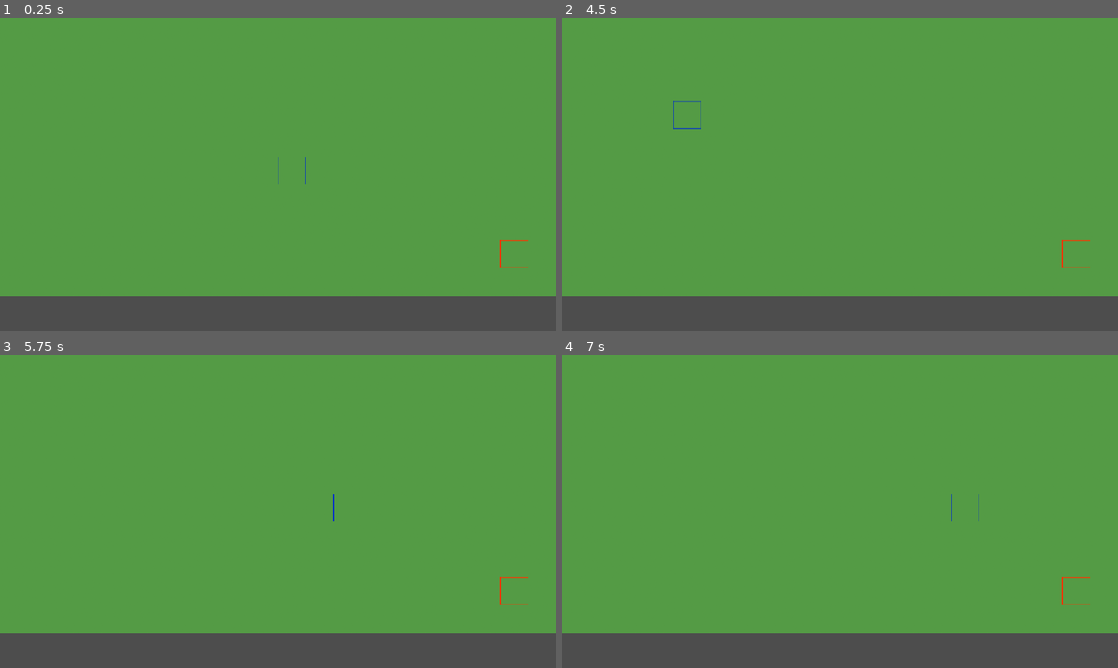
Above: before the commit, frames 1-4 (two rows, left to right).
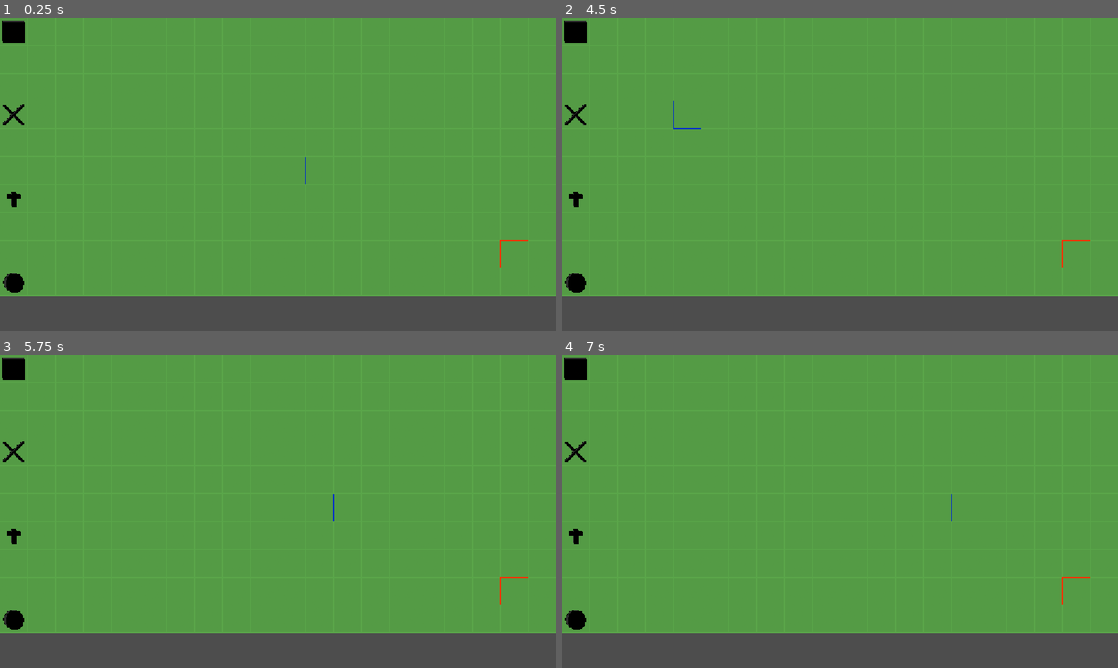
Above: after the commit, the same moments.

Repository: R0dr1go2oo3/Godot-4.7-LastEmissary
Game: Godot game, scene res://main.tscn
Two runs of this game, one before a commit and one after it. Both use one fixed random seed, a clock stepped at 60 frames per second and the inputs below.
Inputs (mouse positions are in pixels of both pictures, inside the frame that each line leads up to):
- Up to frame 1 (0.25 s): no input
- Up to frame 2 (4.5 s): tap Enter at 0.5, 2, 3.5 s; move the mouse to (962, 158) at 0.52 s; tap Space at 1.25, 2.75, 4.25 s; move the mouse to (728, 190) at 1.27 s; move the mouse to (895, 105) at 2.02 s; move the mouse to (812, 237) at 2.77 s; move the mouse to (1006, 221) at 3.52 s; move the mouse to (673, 127) at 4.27 s
- Up to frame 3 (5.75 s): move the mouse to (305, 511) at 5.02 s
- Up to frame 4 (7 s): move the mouse to (756, 433) at 5.77 s; move the mouse to (962, 495) at 6.52 s

The runs differ from the first frame. In frame 1, 0.7% of the frame differs, in the area x 0-95%, y 0-88%; in frame 2, 0.7%; in frame 3, 0.7%; in frame 4, 0.7%.

Commit message:
primeras funciones de aparicion de personajes

Diff:
--- a/main.tscn
+++ b/main.tscn
@@ -7,12 +7,15 @@
 [ext_resource type="Script" uid="uid://cvvnk2ln4ql7u" path="res://scripts/fulltile.gd" id="4_1bvp3"]
 [ext_resource type="Script" uid="uid://cnlyxalqa4x60" path="res://scripts/emptytile.gd" id="5_7mycd"]
 [ext_resource type="Script" uid="uid://coe7ghnl0jm1r" path="res://scripts/selecttile.gd" id="6_272bh"]
+[ext_resource type="PackedScene" uid="uid://bi0fdhiiwhyl" path="res://paladin.tscn" id="8_5vw27"]
+[ext_resource type="PackedScene" uid="uid://cmfu48736dsfr" path="res://ninja.tscn" id="9_kek77"]
+[ext_resource type="PackedScene" uid="uid://chcrqv68kpbny" path="res://sumo.tscn" id="10_4c57u"]
+[ext_resource type="PackedScene" uid="uid://bs216c40nqwg4" path="res://robot.tscn" id="11_efxa6"]
 
-[sub_resource type="TileSetAtlasSource" id="TileSetAtlasSource_0xm2m"]
+[sub_resource type="TileSetAtlasSource" id="TileSetAtlasSource_272bh"]
 texture = ExtResource("1_0xm2m")
 texture_region_size = Vector2i(64, 64)
 0:0/0 = 0
-0:0/0/terrain_set = 0
 
 [sub_resource type="TileSetAtlasSource" id="TileSetAtlasSource_h2yge"]
 texture = ExtResource("2_h2yge")
@@ -29,27 +32,39 @@
 terrain_set_0/mode = 0
 terrain_set_0/terrain_0/name = "Terrain 0"
 terrain_set_0/terrain_0/color = Color(0.5, 0.34375, 0.25, 1)
-sources/0 = SubResource("TileSetAtlasSource_0xm2m")
 sources/1 = SubResource("TileSetAtlasSource_h2yge")
 sources/2 = SubResource("TileSetAtlasSource_1bvp3")
+sources/0 = SubResource("TileSetAtlasSource_272bh")
 
 [node name="Main" type="Node2D" unique_id=906222005]
 script = ExtResource("1_272bh")
 
-[node name="fulltile" type="TileMapLayer" parent="." unique_id=290809916]
+[node name="scenarios" type="Node2D" parent="." unique_id=460417549]
+
+[node name="fulltile" type="TileMapLayer" parent="scenarios" unique_id=290809916]
 tile_set = SubResource("TileSet_ry7xg")
 script = ExtResource("4_1bvp3")
 
-[node name="emptytile" type="TileMapLayer" parent="." unique_id=146475248]
+[node name="emptytile" type="TileMapLayer" parent="scenarios" unique_id=146475248]
 z_index = 1
 tile_set = SubResource("TileSet_ry7xg")
 script = ExtResource("5_7mycd")
 
-[node name="selecttile" type="TileMapLayer" parent="." unique_id=1649995034]
+[node name="selecttile" type="TileMapLayer" parent="scenarios" unique_id=1649995034]
 z_index = 2
 tile_set = SubResource("TileSet_ry7xg")
 script = ExtResource("6_272bh")
 
+[node name="characters" type="Node2D" parent="." unique_id=1772016769]
+
+[node name="paladin" parent="characters" unique_id=1405217417 instance=ExtResource("8_5vw27")]
+
+[node name="ninja" parent="characters" unique_id=288799154 instance=ExtResource("9_kek77")]
+
+[node name="sumo" parent="characters" unique_id=817593643 instance=ExtResource("10_4c57u")]
+
+[node name="robot" parent="characters" unique_id=1519225630 instance=ExtResource("11_efxa6")]
+
 [node name="Camera2D" type="Camera2D" parent="." unique_id=807470146]
 position = Vector2(640, 361)
 zoom = Vector2(0.9, 0.9)
--- /dev/null
+++ b/ninja.tscn
@@ -0,0 +1,49 @@
+[gd_scene format=3 uid="uid://cmfu48736dsfr"]
+
+[ext_resource type="Script" uid="uid://74t8i2veeq72" path="res://scripts/ninja.gd" id="1_25rb4"]
+[ext_resource type="Texture2D" uid="uid://v6jbxdpbi80y" path="res://sprites/ninja.png" id="1_buaqa"]
+
+[sub_resource type="RectangleShape2D" id="RectangleShape2D_ry7xg"]
+size = Vector2(39, 40)
+
+[sub_resource type="AtlasTexture" id="AtlasTexture_25rb4"]
+atlas = ExtResource("1_buaqa")
+region = Rect2(0, 0, 64, 64)
+
+[sub_resource type="AtlasTexture" id="AtlasTexture_lbaip"]
+atlas = ExtResource("1_buaqa")
+region = Rect2(64, 0, 64, 64)
+
+[sub_resource type="AtlasTexture" id="AtlasTexture_bvjue"]
+atlas = ExtResource("1_buaqa")
+region = Rect2(128, 0, 64, 64)
+
+[sub_resource type="SpriteFrames" id="SpriteFrames_wyeb1"]
+animations = [{
+"frames": [{
+"duration": 1.0,
+"texture": SubResource("AtlasTexture_25rb4")
+}, {
+"duration": 1.0,
+"texture": SubResource("AtlasTexture_lbaip")
+}, {
+"duration": 1.0,
+"texture": SubResource("AtlasTexture_bvjue")
+}],
+"loop": 1,
+"name": &"default",
+"speed": 5.0
+}]
+
+[node name="Ninja" type="Node2D" unique_id=288799154]
+script = ExtResource("1_25rb4")
+
+[node name="CharacterBody2D" type="CharacterBody2D" parent="." unique_id=20295834]
+texture_filter = 1
+
+[node name="CollisionShape2D" type="CollisionShape2D" parent="CharacterBody2D" unique_id=1922828102]
+shape = SubResource("RectangleShape2D_ry7xg")
+
+[node name="AnimatedSprite2D" type="AnimatedSprite2D" parent="CharacterBody2D" unique_id=1370418392]
+texture_filter = 1
+sprite_frames = SubResource("SpriteFrames_wyeb1")
--- /dev/null
+++ b/paladin.tscn
@@ -0,0 +1,50 @@
+[gd_scene format=3 uid="uid://bi0fdhiiwhyl"]
+
+[ext_resource type="Script" uid="uid://dl1g0bkx4asnv" path="res://scripts/paladin.gd" id="1_hn4rh"]
+[ext_resource type="Texture2D" uid="uid://dujmx5xtelwcv" path="res://sprites/paladin.png" id="1_pcikx"]
+
+[sub_resource type="CapsuleShape2D" id="CapsuleShape2D_xj23c"]
+radius = 15.0
+height = 40.0
+
+[sub_resource type="AtlasTexture" id="AtlasTexture_ipwra"]
+atlas = ExtResource("1_pcikx")
+region = Rect2(0, 0, 64, 64)
+
+[sub_resource type="AtlasTexture" id="AtlasTexture_x0set"]
+atlas = ExtResource("1_pcikx")
+region = Rect2(64, 0, 64, 64)
+
+[sub_resource type="AtlasTexture" id="AtlasTexture_lfpmk"]
+atlas = ExtResource("1_pcikx")
+region = Rect2(128, 0, 64, 64)
+
+[sub_resource type="SpriteFrames" id="SpriteFrames_wyeb1"]
+animations = [{
+"frames": [{
+"duration": 1.0,
+"texture": SubResource("AtlasTexture_ipwra")
+}, {
+"duration": 1.0,
+"texture": SubResource("AtlasTexture_x0set")
+}, {
+"duration": 1.0,
+"texture": SubResource("AtlasTexture_lfpmk")
+}],
+"loop": 1,
+"name": &"default",
+"speed": 5.0
+}]
+
+[node name="Paladin" type="Node2D" unique_id=1405217417]
+texture_filter = 1
+script = ExtResource("1_hn4rh")
+
+[node name="CharacterBody2D" type="CharacterBody2D" parent="." unique_id=517448268]
+
+[node name="CollisionShape2D" type="CollisionShape2D" parent="CharacterBody2D" unique_id=2123742865]
+shape = SubResource("CapsuleShape2D_xj23c")
+
+[node name="AnimatedSprite2D" type="AnimatedSprite2D" parent="CharacterBody2D" unique_id=1477382752]
+texture_filter = 1
+sprite_frames = SubResource("SpriteFrames_wyeb1")
--- a/project.godot
+++ b/project.godot
@@ -10,7 +10,7 @@
 
 [application]
 
-config/name="square"
+config/name="Last Emissary"
 run/main_scene="uid://cvngvjaq0p52k"
 config/features=PackedStringArray("4.7", "GL Compatibility")
 
@@ -25,6 +25,7 @@
 
 [rendering]
 
+textures/canvas_textures/default_texture_filter=0
 rendering_device/driver.windows="d3d12"
 renderer/rendering_method="gl_compatibility"
 renderer/rendering_method.mobile="gl_compatibility"
--- /dev/null
+++ b/robot.tscn
@@ -0,0 +1,49 @@
+[gd_scene format=3 uid="uid://bs216c40nqwg4"]
+
+[ext_resource type="Texture2D" uid="uid://bvobstucslitx" path="res://sprites/robot.png" id="1_3cn6f"]
+[ext_resource type="Script" uid="uid://ckbbstnpo63s3" path="res://scripts/robot.gd" id="1_dfm56"]
+
+[sub_resource type="RectangleShape2D" id="RectangleShape2D_ry7xg"]
+size = Vector2(39, 43)
+
+[sub_resource type="AtlasTexture" id="AtlasTexture_dfm56"]
+atlas = ExtResource("1_3cn6f")
+region = Rect2(0, 0, 64, 64)
+
+[sub_resource type="AtlasTexture" id="AtlasTexture_yhfw1"]
+atlas = ExtResource("1_3cn6f")
+region = Rect2(64, 0, 64, 64)
+
+[sub_resource type="AtlasTexture" id="AtlasTexture_ru5oq"]
+atlas = ExtResource("1_3cn6f")
+region = Rect2(128, 0, 64, 64)
+
+[sub_resource type="SpriteFrames" id="SpriteFrames_wyeb1"]
+animations = [{
+"frames": [{
+"duration": 1.0,
+"texture": SubResource("AtlasTexture_dfm56")
+}, {
+"duration": 1.0,
+"texture": SubResource("AtlasTexture_yhfw1")
+}, {
+"duration": 1.0,
+"texture": SubResource("AtlasTexture_ru5oq")
+}],
+"loop": 1,
+"name": &"default",
+"speed": 5.0
+}]
+
+[node name="Robot" type="Node2D" unique_id=1519225630]
+script = ExtResource("1_dfm56")
+
+[node name="CharacterBody2D" type="CharacterBody2D" parent="." unique_id=404987996]
+texture_filter = 1
+
+[node name="CollisionShape2D" type="CollisionShape2D" parent="CharacterBody2D" unique_id=930455520]
+shape = SubResource("RectangleShape2D_ry7xg")
+
+[node name="AnimatedSprite2D" type="AnimatedSprite2D" parent="CharacterBody2D" unique_id=1496072624]
+texture_filter = 1
+sprite_frames = SubResource("SpriteFrames_wyeb1")
--- a/scripts/main.gd
+++ b/scripts/main.gd
@@ -1,8 +1,15 @@
 extends Node
 
-@onready var full_tile: TileMapLayer = $fulltile
-@onready var empty_tile: TileMapLayer = $emptytile
-@onready var select_tile: TileMapLayer = $selecttile
+@onready var full_tile: TileMapLayer = $scenarios/fulltile
+@onready var empty_tile: TileMapLayer = $scenarios/emptytile
+@onready var select_tile: TileMapLayer = $scenarios/selecttile
+
+var spawn_cells := [
+	Vector2i(0, 0),
+	Vector2i(0, 3),
+	Vector2i(0, 6),
+	Vector2i(0, 9)
+]
 
 func _ready():
 
@@ -14,6 +21,15 @@
 	# El EmptyTile toma como referencia el tablero
 	empty_tile.base_layer = full_tile
 
+	# select_tile también usa el tablero
+	# select_tile.base_layer = full_tile
+
 	select_tile.pintar_random()
-	# Si después SelectTile también necesita saber cuál es el tablero:
-	# select_tile.base_layer = full_tile
+
+	# Posiciones iniciales aleatorias de los personajes
+	spawn_cells.shuffle()
+
+	$characters/ninja.spawn(spawn_cells[0], full_tile)
+	$characters/paladin.spawn(spawn_cells[1], full_tile)
+	$characters/sumo.spawn(spawn_cells[2], full_tile)
+	$characters/robot.spawn(spawn_cells[3], full_tile)
--- /dev/null
+++ b/scripts/ninja.gd
@@ -0,0 +1,4 @@
+extends Node2D
+
+func spawn(cell: Vector2i, board: TileMapLayer):
+	position = board.map_to_local(cell)
--- /dev/null
+++ b/scripts/paladin.gd
@@ -0,0 +1,4 @@
+extends Node2D
+
+func spawn(cell: Vector2i, board: TileMapLayer):
+	position = board.map_to_local(cell)
--- /dev/null
+++ b/scripts/robot.gd
@@ -0,0 +1,4 @@
+extends Node2D
+
+func spawn(cell: Vector2i, board: TileMapLayer):
+	position = board.map_to_local(cell)
--- a/scripts/selecttile.gd
+++ b/scripts/selecttile.gd
@@ -8,4 +8,4 @@
 
 	set_cell(cell, 2, Vector2i.ZERO)
 
-	print("SelectTile ejecutado: (", cell.x+1,", ", cell.y+1,")")
+	print("Casilla coloreada: (", cell.x+1,", ", cell.y+1,")")
--- /dev/null
+++ b/scripts/sumo.gd
@@ -0,0 +1,4 @@
+extends Node2D
+
+func spawn(cell: Vector2i, board: TileMapLayer):
+	position = board.map_to_local(cell)
--- /dev/null
+++ b/sumo.tscn
@@ -0,0 +1,49 @@
+[gd_scene format=3 uid="uid://chcrqv68kpbny"]
+
+[ext_resource type="Texture2D" uid="uid://bu42wjm6amh6j" path="res://sprites/sumo.png" id="1_1jo2x"]
+[ext_resource type="Script" uid="uid://b0wu746nam4bh" path="res://scripts/sumo.gd" id="1_xqvs0"]
+
+[sub_resource type="CircleShape2D" id="CircleShape2D_ry7xg"]
+radius = 18.248287
+
+[sub_resource type="AtlasTexture" id="AtlasTexture_xqvs0"]
+atlas = ExtResource("1_1jo2x")
+region = Rect2(0, 0, 64, 64)
+
+[sub_resource type="AtlasTexture" id="AtlasTexture_mtcrt"]
+atlas = ExtResource("1_1jo2x")
+region = Rect2(64, 0, 64, 64)
+
+[sub_resource type="AtlasTexture" id="AtlasTexture_niwi4"]
+atlas = ExtResource("1_1jo2x")
+region = Rect2(128, 0, 64, 64)
+
+[sub_resource type="SpriteFrames" id="SpriteFrames_wyeb1"]
+animations = [{
+"frames": [{
+"duration": 1.0,
+"texture": SubResource("AtlasTexture_xqvs0")
+}, {
+"duration": 1.0,
+"texture": SubResource("AtlasTexture_mtcrt")
+}, {
+"duration": 1.0,
+"texture": SubResource("AtlasTexture_niwi4")
+}],
+"loop": 1,
+"name": &"default",
+"speed": 5.0
+}]
+
+[node name="Sumo" type="Node2D" unique_id=817593643]
+script = ExtResource("1_xqvs0")
+
+[node name="CharacterBody2D" type="CharacterBody2D" parent="." unique_id=961527310]
+texture_filter = 1
+
+[node name="CollisionShape2D" type="CollisionShape2D" parent="CharacterBody2D" unique_id=403172785]
+shape = SubResource("CircleShape2D_ry7xg")
+
+[node name="AnimatedSprite2D" type="AnimatedSprite2D" parent="CharacterBody2D" unique_id=1097677537]
+texture_filter = 1
+sprite_frames = SubResource("SpriteFrames_wyeb1")
Not shown, added: scripts/ninja.gd.uid
Not shown, added: scripts/paladin.gd.uid
Not shown, added: scripts/robot.gd.uid
Not shown, added: scripts/sumo.gd.uid
Binary file changed: sprites/fulltile.png
Binary file added: sprites/ninja.png
Not shown, added: sprites/ninja.png.import
Binary file added: sprites/paladin.png
Not shown, added: sprites/paladin.png.import
Binary file added: sprites/robot.png
Not shown, added: sprites/robot.png.import
Binary file added: sprites/sumo.png
(and 1 more such lines)
